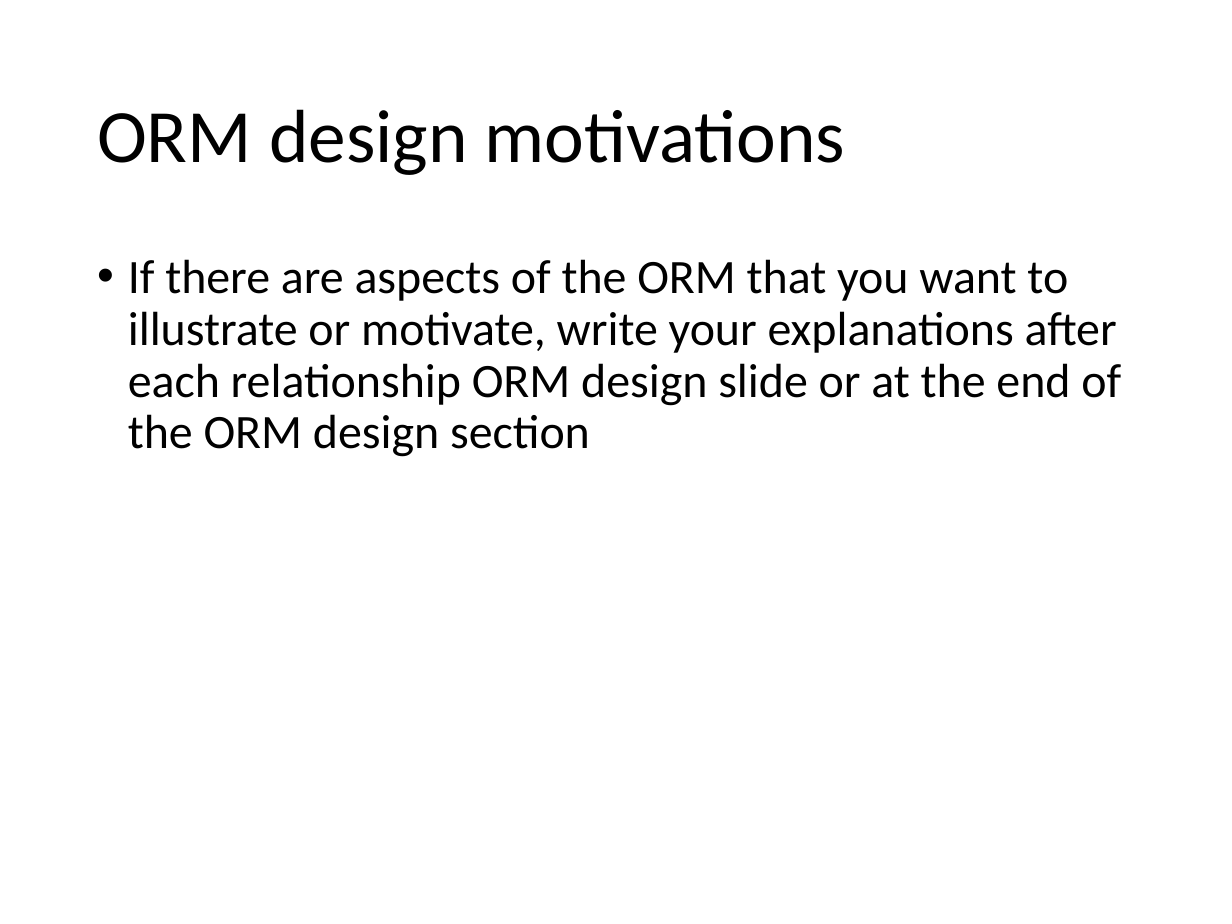
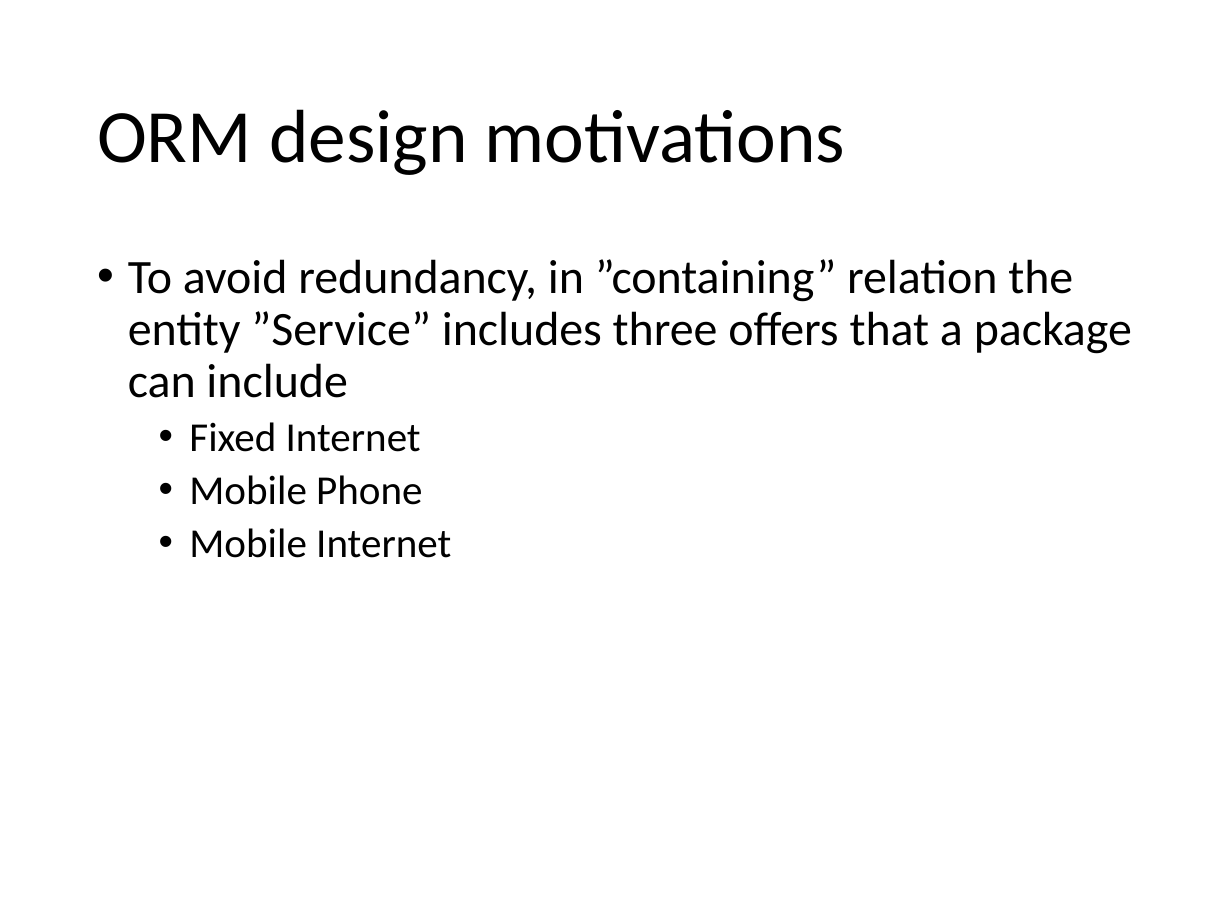
Before and after one commit to marcozetaa/TelcoService, a slide deck: slide 16 of UML/Presentation.pptx (slide 13 before the commit). Drawn at 1232x924 pixels with LibreOffice and Linux fonts; fonts in the diff are those of the drawing. Boxes give left, top, right and bottom in pixels: in the first picture for what was removed or moved away, otherwise in the second. Text is boxed around its words. In the diff, an @@ line names an element or a change of style, - is before the commit and + after.

```diff
--- a/UML/Presentation.pptx
+++ b/UML/Presentation.pptx
@@ text at (x1=128, y1=259, x2=1132, y2=558): text changed @@
-• If there are aspects of the ORM that you want to illustrate or motivate, write your explanations after each relationship ORM design slide or at the end of the ORM design section
+• To avoid redundancy, in ”containing” relation the entity ”Service” includes three offers that a package can include
+  • Fixed Internet
+  • Mobile Phone
+  • Mobile Internet
```
Also in this commit, not shown: 1 other slide changed, 3 slides added.
